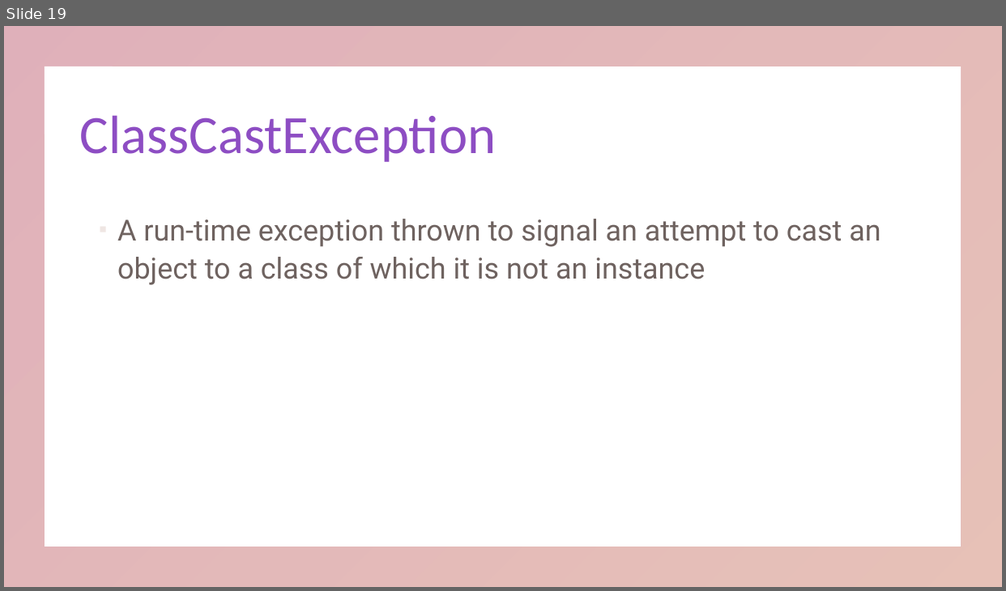
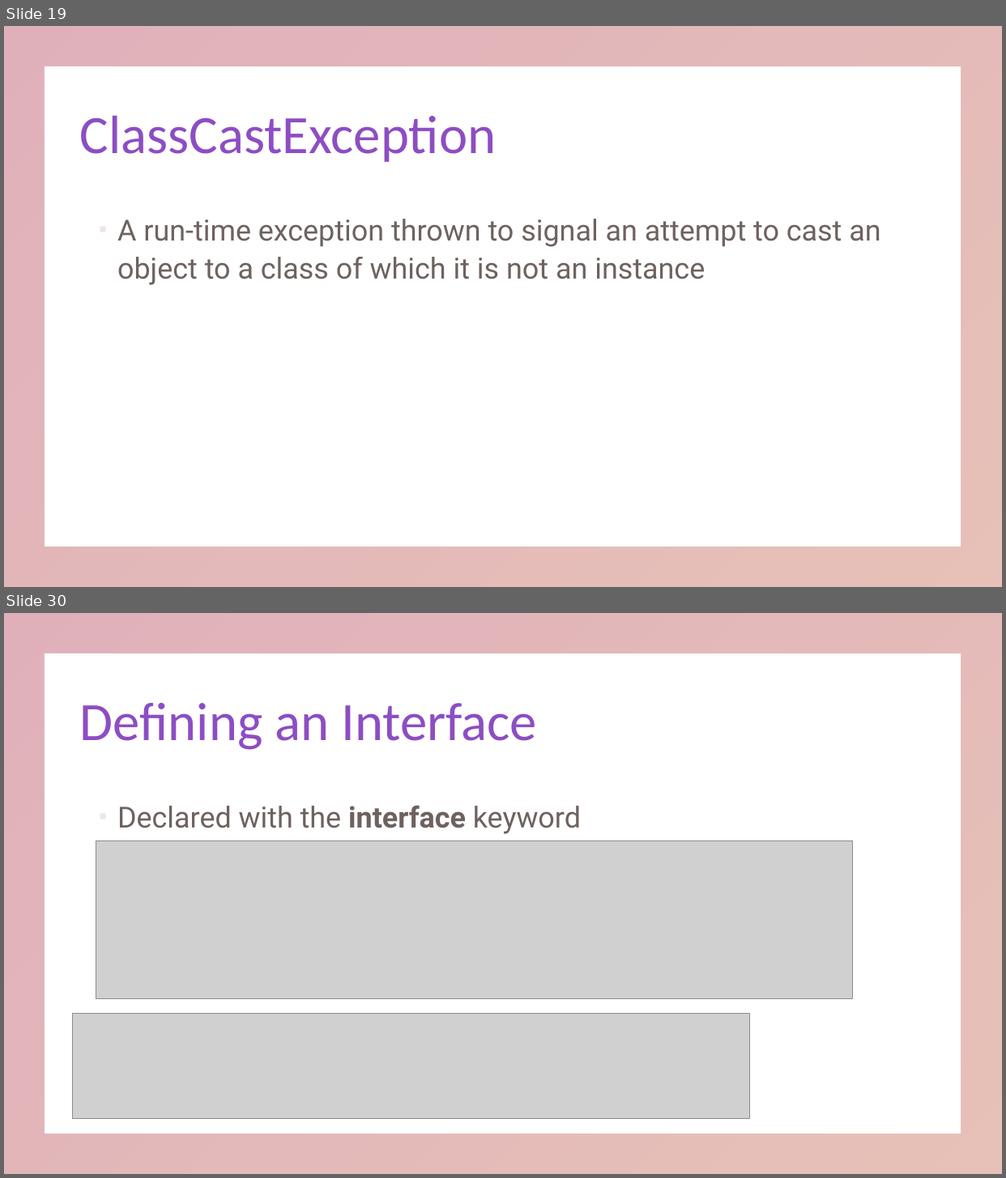
Before and after one commit to KarinaSang/Teaching, a slide deck: AP Java/Week4/Week4.pptx. Shown one above the other, each under a label of ours: slide 19 before the commit, slides 19 and 30 after it; the slides between them are not shown. The pictures are 1006x591 and 1006x1178 pixels, drawn with LibreOffice and Linux fonts; fonts in the diff are those of the drawing; grey boxes stand for pictures. Boxes give left, top, right and bottom in pixels: in the first picture for what was removed or moved away, otherwise in the second. Text is boxed around its words. In the diff, an @@ line names an element or a change of style, - is before the commit and + after.

```diff
--- a/AP Java/Week4/Week4.pptx
+++ b/AP Java/Week4/Week4.pptx
@@ slide 30 added at <box>4,613,1002,1174</box>, background #FFFFFF; not listed: 1 template element that a slide beside it also shows @@
@@ title added at <box>80,703,538,750</box>, 52 pt, text gradient #8D4DC3 to #C3654D @@
+Defining an Interface
@@ text added at <box>117,805,581,834</box>, 28 pt, text #31201C at 70% opacity @@
+▪ Declared with the interface keyword
@@ picture added at <box>96,841,852,999</box> @@
@@ picture added at <box>73,1013,750,1119</box> @@
```
Also in this commit, not shown: 10 other slides added, 3 slides removed, 22 other files.
